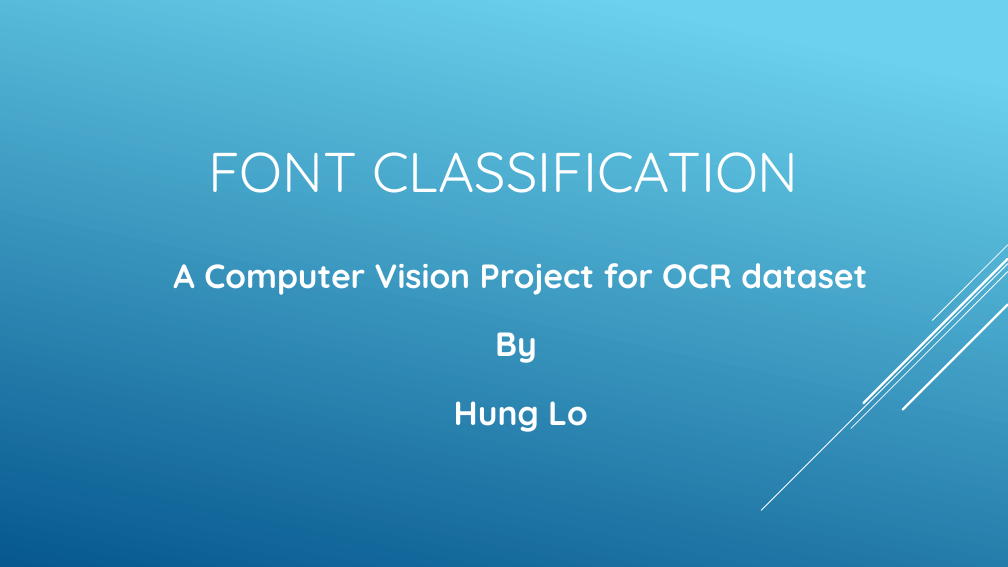
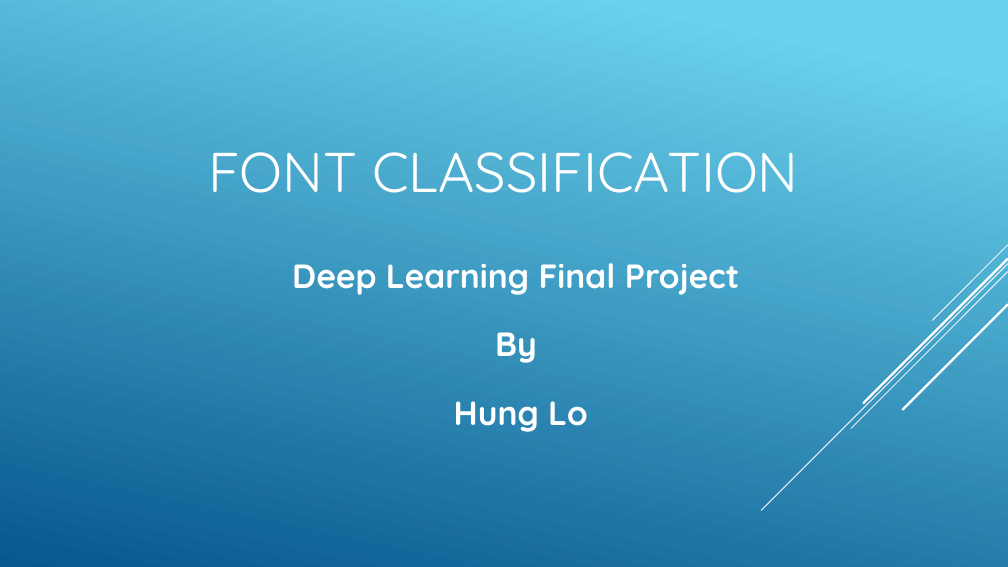
Before and after one commit to honkuro1227/final-project, a slide deck: slide 1 of presentation.pptx. Drawn at 1008x567 pixels with LibreOffice and Linux fonts; fonts in the diff are those of the drawing. Boxes give left, top, right and bottom in pixels: in the first picture for what was removed or moved away, otherwise in the second. Text is boxed around its words. In the diff, an @@ line names an element or a change of style, - is before the commit and + after.

Commit message:
Update the powerpoint

```diff
--- a/presentation.pptx
+++ b/presentation.pptx
@@ text at (292, 263, 740, 295): text changed @@
-A Computer Vision Project for OCR dataset
+Deep Learning Final Project
```
Also in this commit, not shown: 2 other slides changed, 1 slide added, 2 other files.
